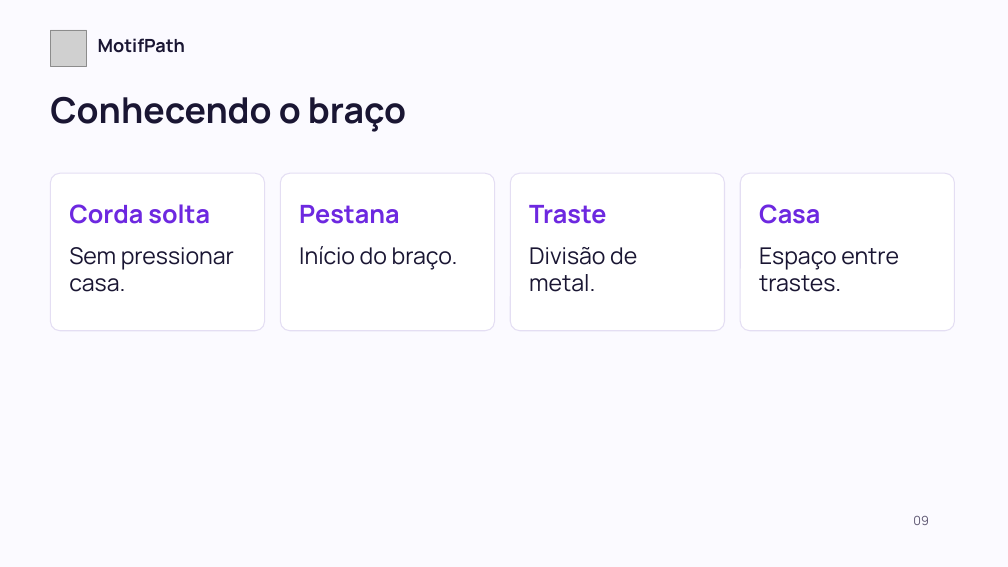
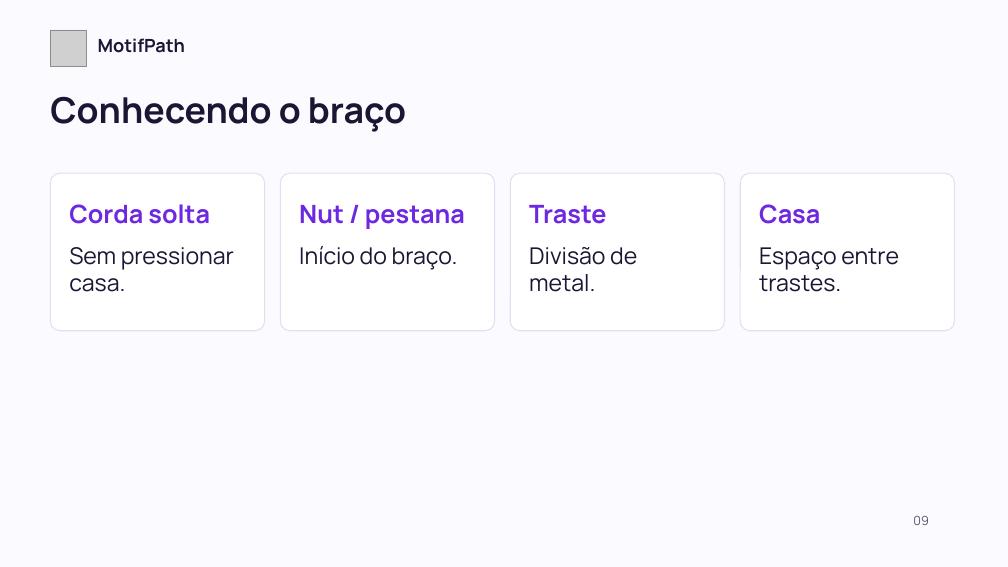
Before and after one commit to motifpath/motifpath-specs, a slide deck: slide 9 of curriculum/content/first-notes/slides/lesson-a.pt-BR.pptx. Drawn at 1008x567 pixels with LibreOffice and Linux fonts; fonts in the diff are those of the drawing; grey boxes stand for pictures. Boxes give left, top, right and bottom in pixels: in the first picture for what was removed or moved away, otherwise in the second. Text is boxed around its words. In the diff, an @@ line names an element or a change of style, - is before the commit and + after.

```diff
--- a/curriculum/content/first-notes/slides/lesson-a.pt-BR.pptx
+++ b/curriculum/content/first-notes/slides/lesson-a.pt-BR.pptx
@@ text at bbox=[299, 205, 465, 229]: text changed @@
-Pestana
+Nut / pestana
```
Also in this commit, not shown: 3 other slides changed, 12 other files.
